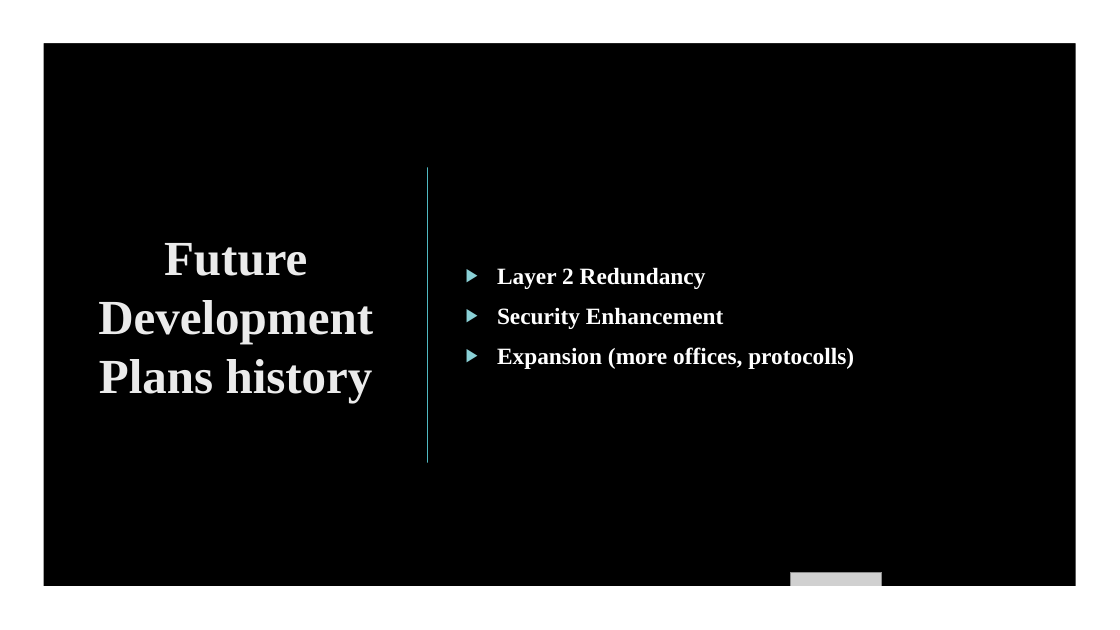
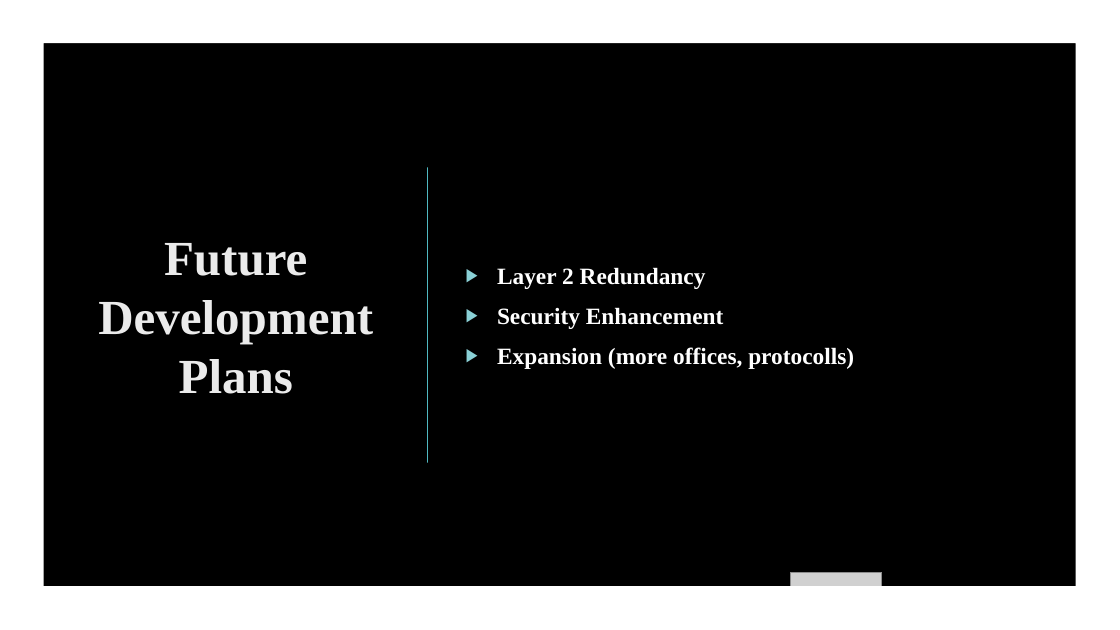
Before and after one commit to BalintBiro-hub/SysTeam, a slide deck: slide 16 of Kovta_Nyrt_EN.pptx. Drawn at 1120x630 pixels with LibreOffice and Linux fonts; fonts in the diff are those of the drawing; grey boxes stand for pictures; background and template pictures are left out. Boxes give left, top, right and bottom in pixels: in the first picture for what was removed or moved away, otherwise in the second. Text is boxed around its words. In the diff, an @@ line names an element or a change of style, - is before the commit and + after.

```diff
--- a/Kovta_Nyrt_EN.pptx
+++ b/Kovta_Nyrt_EN.pptx
@@ title at <box>98,243,373,394</box>: text changed @@
-Future Development Plans history
+Future Development Plans
```
Also in this commit, not shown: 1 other slide changed, 1 other file.
